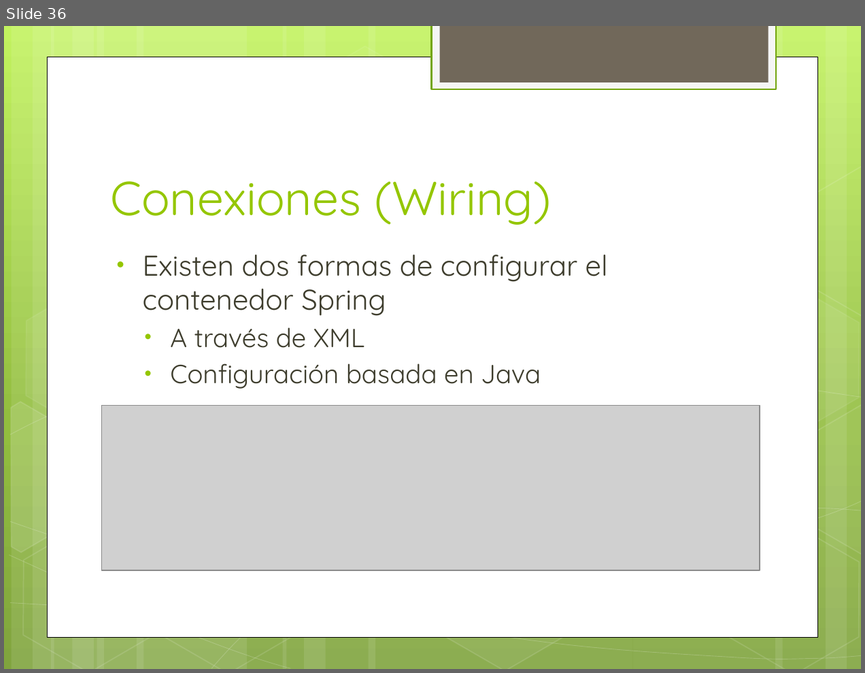
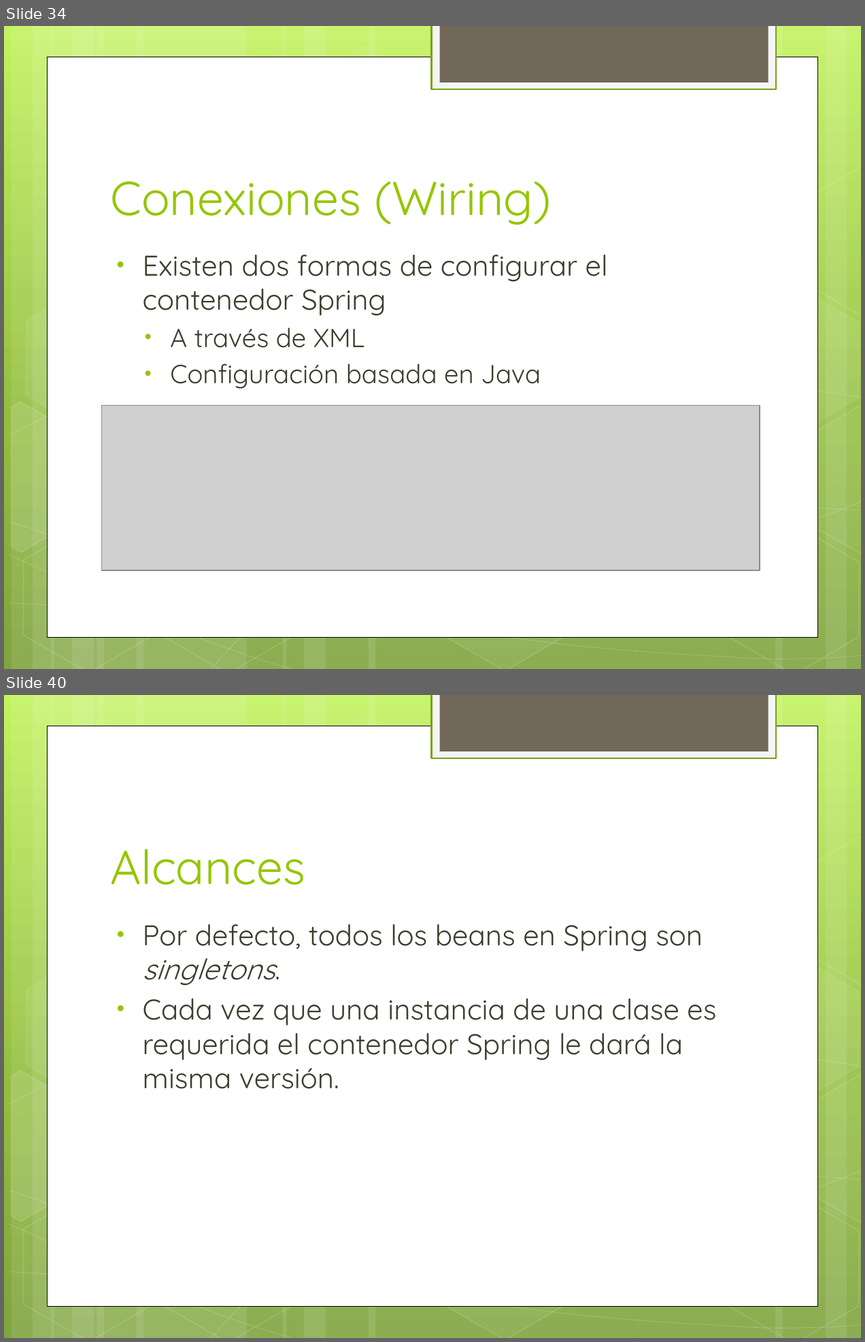
Before and after one commit to jdmr/CursoSpring, a slide deck: Presentation1.pptx. Shown one above the other, each under a label of ours: slide 36 before the commit, slides 34 and 40 after it; the slides between them are not shown. The pictures are 865x673 and 865x1342 pixels, drawn with LibreOffice and Linux fonts; fonts in the diff are those of the drawing; grey boxes stand for pictures. Boxes give left, top, right and bottom in pixels: in the first picture for what was removed or moved away, otherwise in the second. Text is boxed around its words. In the diff, an @@ line names an element or a change of style, - is before the commit and + after.

```diff
--- a/Presentation1.pptx
+++ b/Presentation1.pptx
@@ slide 40 added at [4, 695, 861, 1338], background gradient #C3F35F to #93BF3F to #81A53E; not listed: 31 template elements that a slide beside it also shows @@
@@ title added at [110, 849, 305, 885], 40 pt, text #94C600 @@
+Alcances
@@ text added at [143, 924, 716, 1089], 24 pt, text #3E3D2D @@
+• Por defecto, todos los beans en Spring son singletons.
+• Cada vez que una instancia de una clase es requerida el contenedor Spring le dará la misma versión.
@@ what was slide 36 is now slide 34 @@
```
Also in this commit, not shown: 1 slide changed, 40 other slides added.
